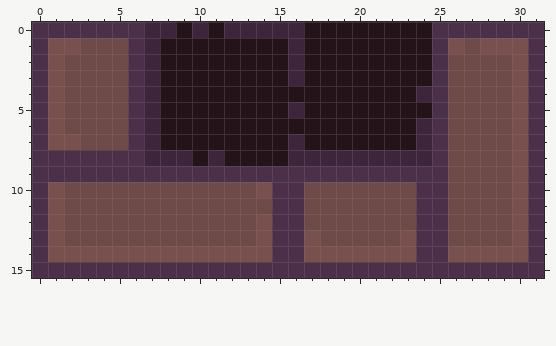
Two states of a pixel-art sprite, Levels/DungeonTilesExtra.png. The first picture shows the starting point.
The file is 32x16 pixels.
The same view after the edit:
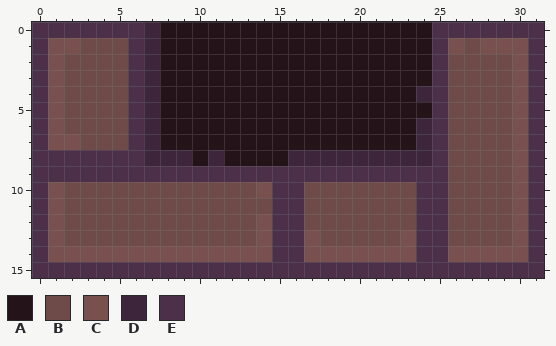
Palette (. is transparent): A #25131a  B #6e4a48  C #78514f  D #3d253b  E #4c2f49
What changed:
Changed rows in their new state; - is an unchanged pixel.
first column x 8:
 0 A-A-AAAAA
 1 --------A
 2 --------A
 3 --------A
 5 --------A
 7 --------A
Changed places in both pictures, as pixel boxes (x1, y1, x2, y2):
changed: (160, 22, 304, 150)
